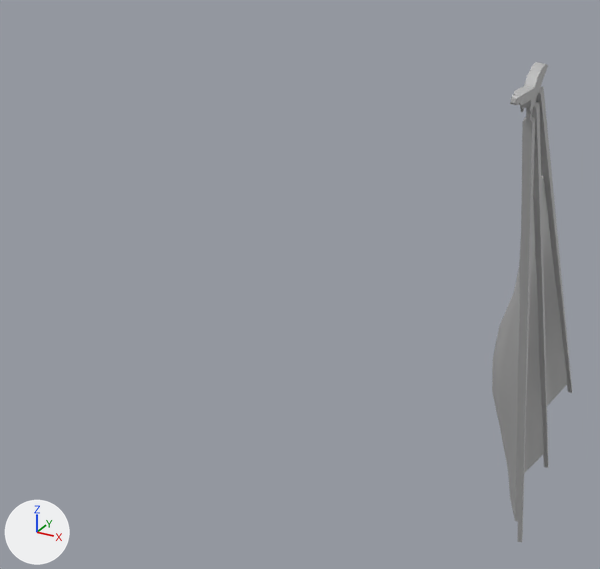
Renders of the FBX model Skyrates/Assets/Resources/Meshes/Components/ship_navigation_tier1R.fbx from each side of a commit.
Rendered twice from a 50 mm lens placed at (0.399, -0.838, 0.077), pointed at (-0.04, -0.041, -0.321). Every picture has the same lights, and +X, +Y and +Z are marked at lower left.

The first picture shows 'ship_navigation_tierR1'.
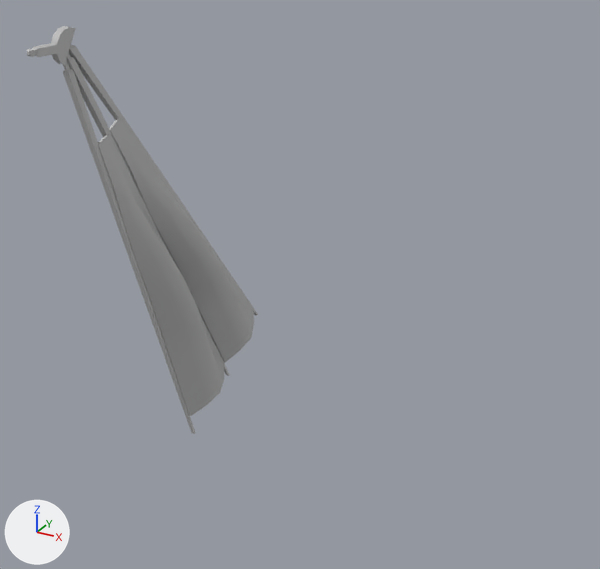
What differs and where, as boxes [x1, y1, x2, y2] in the pictures (600 x 569 px; the box of a moved part takes in the faces that stretch with it):
'ship_navigation_tierR1', reshaped, moved, turned
    before: [492, 62, 572, 543]
    after: [27, 26, 258, 434]
part 1 of me_mesh, moved or reshaped
    before: [517, 108, 535, 543]
    after: [67, 52, 230, 376]
part 2 of me_mesh, moved or reshaped
    before: [510, 62, 548, 114]
    after: [27, 26, 76, 65]
part 3 of me_mesh, added
    after: [69, 45, 258, 315]
part 4 of me_mesh, moved or reshaped
    before: [532, 101, 549, 468]
    after: [63, 59, 195, 434]
part 5 of me_mesh, added
    after: [98, 135, 225, 416]
part 6 of me_mesh, added
    after: [109, 118, 254, 363]
part 7 of me_mesh, deleted
    before: [541, 175, 568, 406]
part 8 of me_mesh, deleted
    before: [492, 199, 544, 522]
part 9 of me_mesh, deleted
    before: [536, 87, 572, 393]

The change, as a diff of the scene's bpy script:
```diff
--- a/Skyrates/Assets/Resources/Meshes/Components/ship_navigation_tier1R.fbx.py
+++ b/Skyrates/Assets/Resources/Meshes/Components/ship_navigation_tier1R.fbx.py
@@ me_mesh @@
 # used by ob_ship_navigation_tierr1; location = (0.012, -0.464, 0.0); rotation_euler = (1.571, 0.0, 1.555), in degrees (90, 0, 89); scale = (0.01, 0.01, 0.01)
-me_mesh.from_pydata(...)  # 345 vertices, 344 faces; spans x 23.8..65.8, y -62.5..-2.3, z 17.9..23.2
+me_mesh.from_pydata(...)  # 345 vertices, 344 faces; spans x -25.0..-20.0, y -62.5..-2.3, z -19.1..22.9
+# me_mesh part 1: the loose piece of 16 vertices spanning x 28.5..47.4, y -62.5..-5.3, z 22.0..22.8 is multiplied about its middle by the matrix ((0.011, 0.012, -1.0), (-0.719, 0.695, 0.0), (0.695, 0.719, 0.016)), then moved by (-62.4, 3.1, -18.5)
+# me_mesh part 2: the loose piece of 137 vertices spanning x 23.8..30.2, y -6.2..-2.3, z 21.9..23.2 is multiplied about its middle by the matrix ((-0.016, 0.257, -0.966), (0.004, 0.966, 0.257), (-1.0, 0.0, 0.016)), then moved by (-51.2, 0.0, -2.8)
+# me_mesh part 3: the loose piece of 16 vertices spanning x 28.5..47.4, y -62.5..-5.3, z 22.0..22.8 is copied, and the copy is multiplied about its middle by the matrix ((0.009, 0.013, -1.0), (-0.829, 0.559, 0.0), (0.559, 0.829, 0.016)), then moved by (-62.4, 6.9, -22.9); it spans x -25.0..-23.7, y -50.7..-3.2, z -19.1..18.2
+# me_mesh part 4: the loose piece of 16 vertices spanning x 28.5..57.0, y -57.4..-4.2, z 22.1..22.9 is multiplied about its middle by the matrix ((0.011, 0.012, -1.0), (-0.719, 0.695, 0.0), (0.695, 0.719, 0.016)), then moved by (-67.3, -3.0, -13.8)
+# me_mesh part 5: a new loose piece of 80 vertices spanning x -24.5..-20.0, y -58.6..-14.5, z -8.5..14.5, in mat_lambert2 (grey #bcbcbc)
+# me_mesh part 6: a new loose piece of 80 vertices spanning x -24.5..-20.0, y -54.3..-13.0, z -17.0..12.4, in mat_lambert2 (grey #bcbcbc)
+# me_mesh part 7: the loose piece of 80 vertices spanning x 34.3..63.8, y -54.3..-13.0, z 18.0..22.5 is deleted
+# me_mesh part 8: the loose piece of 80 vertices spanning x 32.2..55.2, y -58.6..-14.5, z 17.9..22.4 is deleted
+# me_mesh part 9: the loose piece of 16 vertices spanning x 28.6..65.8, y -50.7..-3.2, z 22.3..23.1 is deleted
 me_mesh.materials.append(mat_lambert2)
@@ ob_ship_navigation_tierr1 @@
 ob_ship_navigation_tierr1 = bpy.data.objects.new('ship_navigation_tierR1', me_mesh)
-ob_ship_navigation_tierr1.location = (0.012, -0.464, 0.0)
-ob_ship_navigation_tierr1.rotation_euler = (1.571, 0.0, 1.555)  # degrees (90, 0, 89)
+ob_ship_navigation_tierr1.location = (0.0, 0.0, 0.0)
+ob_ship_navigation_tierr1.rotation_euler = (1.571, 0.0, 0.0)  # degrees (90, 0, 0)
 ob_ship_navigation_tierr1.scale = (0.01, 0.01, 0.01)
```
